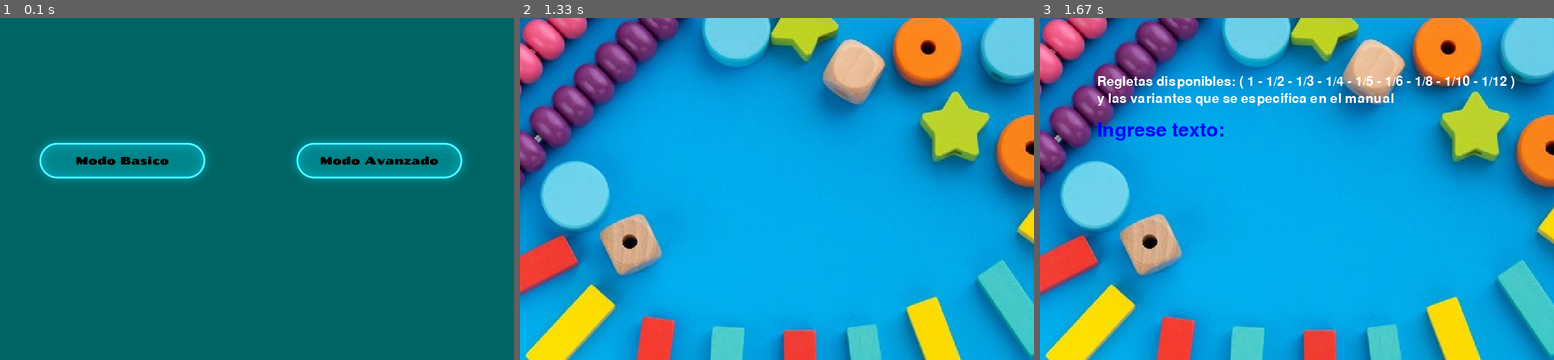
Above: before the commit, frames 1-3 (left to right).
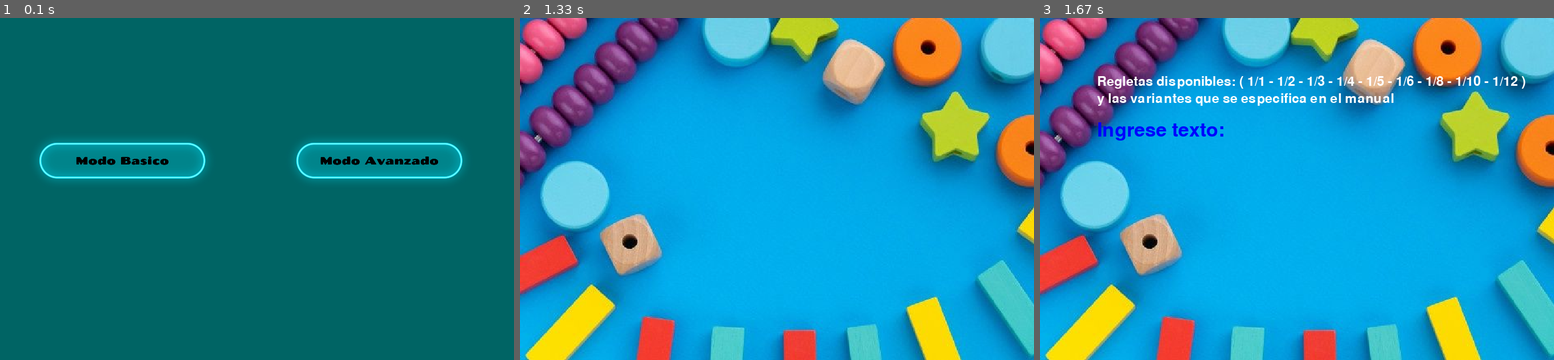
Above: after the commit, the same moments.

Repository: valec3/Game_py_Regletas_fraccionarias
Game: pygame game, started from Regletas_pygame/main.py
The game is run twice, just before and just after one commit, with the same random seed, the same clock (stepped at 60 frames per second) and the same inputs.
Inputs (mouse positions are in pixels of both pictures, inside the frame that each line leads up to):
- Up to frame 1 (0.1 s): no input
- Up to frame 2 (1.33 s): tap Enter at 0.33 s; click (941, 178) at 1.27 s
- Up to frame 3 (1.67 s): no input

Frames 1-2 are identical in both runs. In frame 3, 0.7% of the frame differs, in the area x 41-95%, y 16-21%.

Commit message:
Actualizar ultima version

Diff:
--- a/Regletas_pygame/caja_entrada.py
+++ /dev/null
@@ -1,51 +0,0 @@
-import pygame,sys
-
-# NO ESTA EN USO
-# NO ESTA EN USO
-# NO ESTA EN USO
-# NO ESTA EN USO
-# NO ESTA EN USO
-# NO ESTA EN USO
-# NO ESTA EN USO
-# NO ESTA EN USO
-
-pygame.init()
-# Tamaño de la ventana
-ventana_size = (900 , 600)
-
-# Crear ventana
-ventana = pygame.display.set_mode(ventana_size)
-
-# Reloj para pausar y controlar FPS
-reloj = pygame.time.Clock()
-class TextInputBox:
-    def __init__(self, x, y, width, height):
-        self.rect = pygame.Rect(x, y, width, height)
-        self.color = pygame.Color('gray20')
-        self.text = ''
-        self.font = pygame.font.Font(None, 32)
-
-    def draw(self, surface):
-        pygame.draw.rect(surface, self.color, self.rect, 2)
-        text_surface = self.font.render(self.text, True, pygame.Color('white'))
-        surface.blit(text_surface, (self.rect.x + 5, self.rect.y + 5))
-
-    def handle_event(self, event):
-        if event.type == pygame.KEYDOWN:
-            if event.key == pygame.K_BACKSPACE:
-                self.text = self.text[:-1]
-            else:
-                self.text += event.unicode
-
-input_box = TextInputBox(100, 100, 200, 50)
-
-while True:
-    for event in pygame.event.get():
-        if event.type == pygame.QUIT:
-            pygame.quit()
-            sys.exit()
-        else:
-            input_box.handle_event(event)
-
-    input_box.draw(ventana)
-    pygame.display.flip()
--- a/Regletas_pygame/main.py
+++ b/Regletas_pygame/main.py
@@ -1,6 +1,7 @@
 import pygame
 import sys
 import time
+import re
 
 # Importar clase boton y regletas
 from boton import Boton
@@ -41,11 +42,12 @@
 font = pygame.font.Font(None, 50)  # None indica la fuente predeterminada
 font_opc = pygame.font.Font(None,34)
 texto_pregunta = font.render("Elija una regleta :)", True, PINK)
-texto_opciones = font_opc.render("Regletas disponibles: ( 1 - 1/2 - 1/3 - 1/4 - 1/5 - 1/6 - 1/8 - 1/10 - 1/12 )", True, WHITE)
+texto_opciones = font_opc.render("Regletas disponibles: ( 1/1 - 1/2 - 1/3 - 1/4 - 1/5 - 1/6 - 1/8 - 1/10 - 1/12 )", True, WHITE)
 texto_opciones_2 = font_opc.render("y las variantes que se especifica en el manual", True, WHITE)
+mensaje_error = font.render("Ingresaste caracteres invalidos", True, RED)
 text_input = "" # variable que almacenará la entrada del usuario en el modo avanzado
 
-
+patron = r"\d+/\d+"
 regletas_identificadores= {1:"1/1",2:"1/2",3:"1/3",4:"1/4",5:"1/5",6:"1/6",7:"1/8",8:"1/10"}
 regletas_imgs = Regletas(ventana)
 circle_y = 140
@@ -79,8 +81,14 @@
                 if circle_y > 474 and opcion > 8:
                     circle_y = 474
                     opcion = 8
-            if evento.key == pygame.K_RETURN: # si el usuario presiona ENTER
-                entrada_regletas.append(text_input) # muestra la entrada del usuario en la consola
+            elif evento.key == pygame.K_RETURN: # si el usuario presiona ENTER
+                if re.match(patron, text_input):
+                    print("El carácter cumple con el formato int/int")
+                    entrada_regletas.append(text_input) # muestra la entrada del usuario en la consola
+                else:
+                    print("El carácter no cumple con el formato int/int")
+                    ventana.blit(mensaje_error, (100, 400))
+
                 text_input = "" # vaciar la entrada de texto
                 opciones_elegidas.append(opcion)
             elif evento .key == pygame.K_BACKSPACE: # si el usuario presiona retroceso
@@ -108,7 +116,7 @@
         ventana.blit(input_text, (100, 180)) # posicionar el objeto de texto en la pantalla
         if len(entrada_regletas) >=2:
             Modo_de_juego="Resultado"
-            resultado = str(int(eval(entrada_regletas[0])/eval(entrada_regletas[1])))
+            resultado = str(eval(entrada_regletas[0])/eval(entrada_regletas[1]))
 
     elif juego_activo and Modo_de_juego == "Resultado":
         input_text = font.render("El resultado es:  " + resultado+" Manzanitas", True, BLUE)
Not shown, removed: Regletas_pygame/felicitaciones.m4a
Not shown, removed: Regletas_pygame/felicitaciones.mp3
